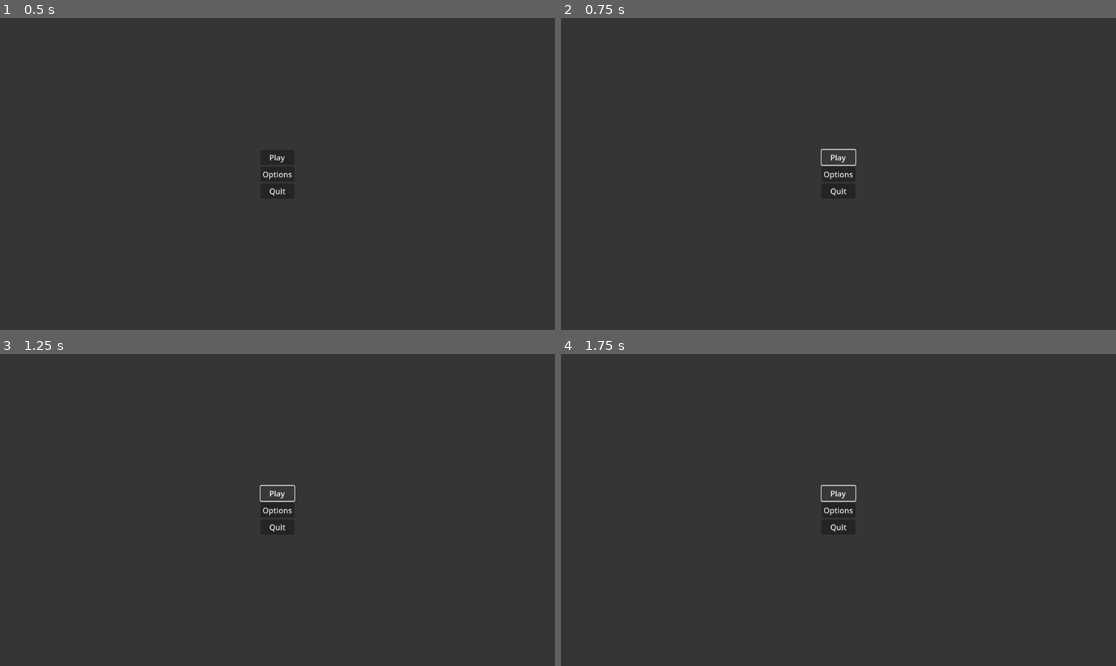
Above: before the commit, frames 1-4 (two rows, left to right).
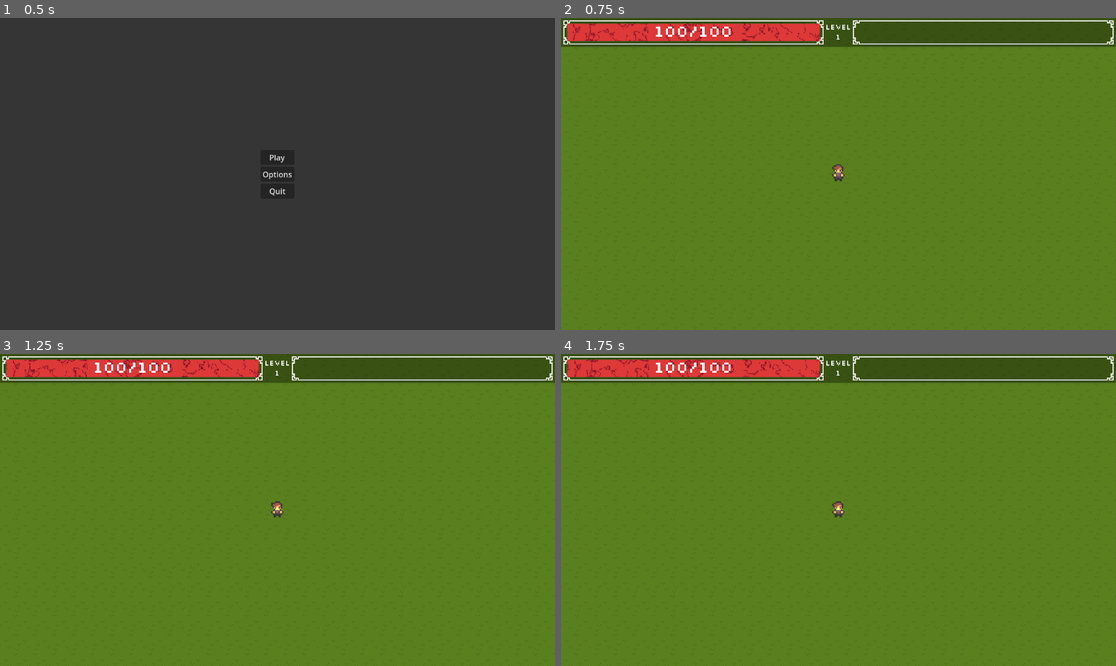
Above: after the commit, the same moments.

Repository: AlexFlasch/survivor-farm
Game: Godot game, scene res://scenes/levels/MainMenu.tscn
Same seed, same stepped clock (60 frames per second), same inputs: the game is played once before the commit and once after it.
Inputs (mouse positions are in pixels of both pictures, inside the frame that each line leads up to):
- Up to frame 1 (0.5 s): no input
- Up to frame 2 (0.75 s): click "Play" at 0.5 s
- Up to frame 3 (1.25 s): no input
- Up to frame 4 (1.75 s): click (838, 494) at 1.25 s, where only the run before the commit has a clickable "Play"

Frame 1 is identical in both runs. In frame 2, 100% of the frame differs, in the area x 0-100%, y 0-100%; in frame 3, 100%; in frame 4, 100%.
Error before the commit: Parse Error: Used space character for indentation instead of tab as used before in the file. (res://scripts/GameManager.gd:107)

Commit message:
feat: add super moon color handling to day-night cycle

Diff:
--- a/scenes/levels/day_night_cycle.gd
+++ b/scenes/levels/day_night_cycle.gd
@@ -1,7 +1,8 @@
 extends CanvasModulate
 
-const DAY_COLOR := Color(1, 1, 1, 1) # Normal brightness
-const NIGHT_COLOR := Color(0.2, 0.2, 0.5, 1) # Darker, bluish tint
+const DAY_COLOR := Color(1, 1, 1, 1)
+const NIGHT_COLOR := Color(0.2, 0.2, 0.5, 1)
+const SUPER_MOON_COLOR := Color(0.25, 0.1, 0, 1)
 
 var game_manager: Node = null
 
@@ -24,13 +25,20 @@
 		game_manager.TimeOfDay.DAY:
 			self.color = DAY_COLOR
 		game_manager.TimeOfDay.NIGHT:
-			self.color = NIGHT_COLOR
+			if game_manager.moon_phase == game_manager.MoonPhase.BLOOD_MOON:
+				self.color = SUPER_MOON_COLOR
+			else:
+				self.color = NIGHT_COLOR
 
 func _update_color(progress: float):
 	var current_time = game_manager.time_of_day
 	if current_time == game_manager.TimeOfDay.DAY:
 		self.color = DAY_COLOR.lerp(NIGHT_COLOR, progress)
 	else:
-		# Adjust the progress to stay darker longer during the night
-		var adjusted_progress: float = (progress - 0.5) * 2.0 if progress > 0.5 else 0.0
-		self.color = NIGHT_COLOR.lerp(DAY_COLOR, adjusted_progress)
+		if game_manager.moon_phase == game_manager.MoonPhase.BLOOD_MOON:
+			var base_color: Color        = SUPER_MOON_COLOR
+			var adjusted_progress: float = (progress - 0.5) * 2.0 if progress > 0.5 else 0.0
+			self.color = base_color.lerp(DAY_COLOR, adjusted_progress)
+		else:
+			var adjusted_progress: float = (progress - 0.5) * 2.0 if progress > 0.5 else 0.0
+			self.color = NIGHT_COLOR.lerp(DAY_COLOR, adjusted_progress)
--- a/scripts/GameManager.gd
+++ b/scripts/GameManager.gd
@@ -105,13 +105,13 @@
 			MoonPhase.WAXING_CRESCENT:
 				moon_phase = MoonPhase.WAXING_GIBBOUS
 			MoonPhase.WAXING_GIBBOUS:
-                if randf() < 0.01:
-                    if randf() < 0.5:
-                        moon_phase = MoonPhase.SUPER_MOON
-                    else:
-                        moon_phase = MoonPhase.BLOOD_MOON
-                else:
-                    moon_phase = MoonPhase.FULL
+				if randf() < 0.01:
+					if randf() < 0.5:
+						moon_phase = MoonPhase.SUPER_MOON
+					else:
+						moon_phase = MoonPhase.BLOOD_MOON
+				else:
+					moon_phase = MoonPhase.FULL
 		emit_signal("moon_phase_changed", moon_phase)
 		emit_signal("time_of_day_changed", time_of_day)
 		print("Announcement: Day has ended, night has begun. Moon phase is now %s." % str(moon_phase))
